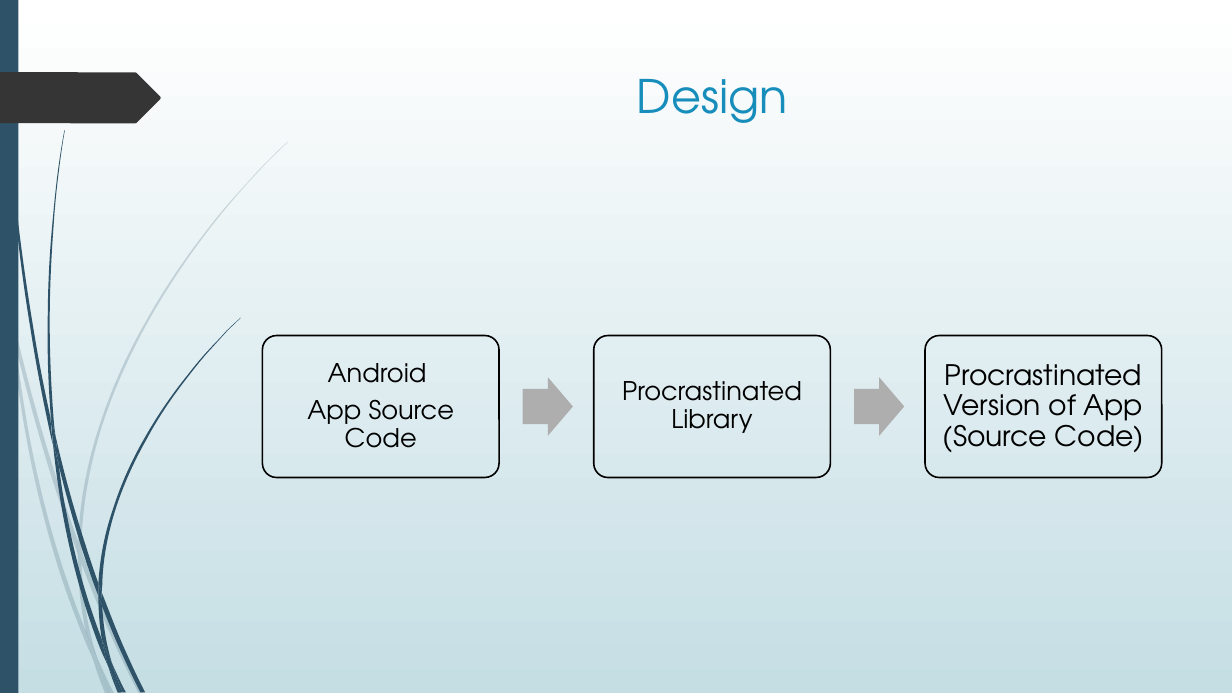
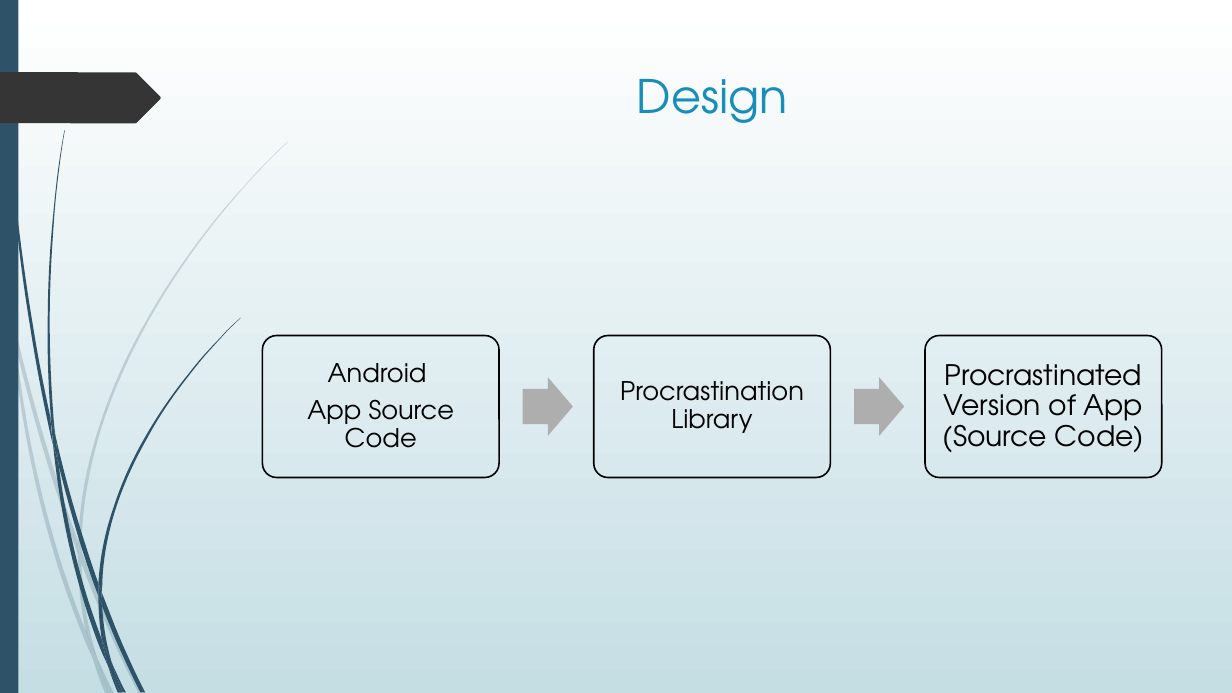
Before and after one commit to shahamish150294/PrefetchProcrastinatorAndroid, a slide deck: slide 3 of Prefetch Procrastinator Final Presentation.pptx. Drawn at 1232x693 pixels with LibreOffice and Linux fonts; fonts in the diff are those of the drawing. Boxes give left, top, right and bottom in pixels: in the first picture for what was removed or moved away, otherwise in the second. Text is boxed around its words. In the diff, an @@ line names an element or a change of style, - is before the commit and + after.

Commit message:
Spelling mistake in slide

```diff
--- a/Prefetch Procrastinator Final Presentation.pptx
+++ b/Prefetch Procrastinator Final Presentation.pptx
@@ text at (620,381,804,433): text changed @@
-Procrastinated Library
+Procrastination Library
```
